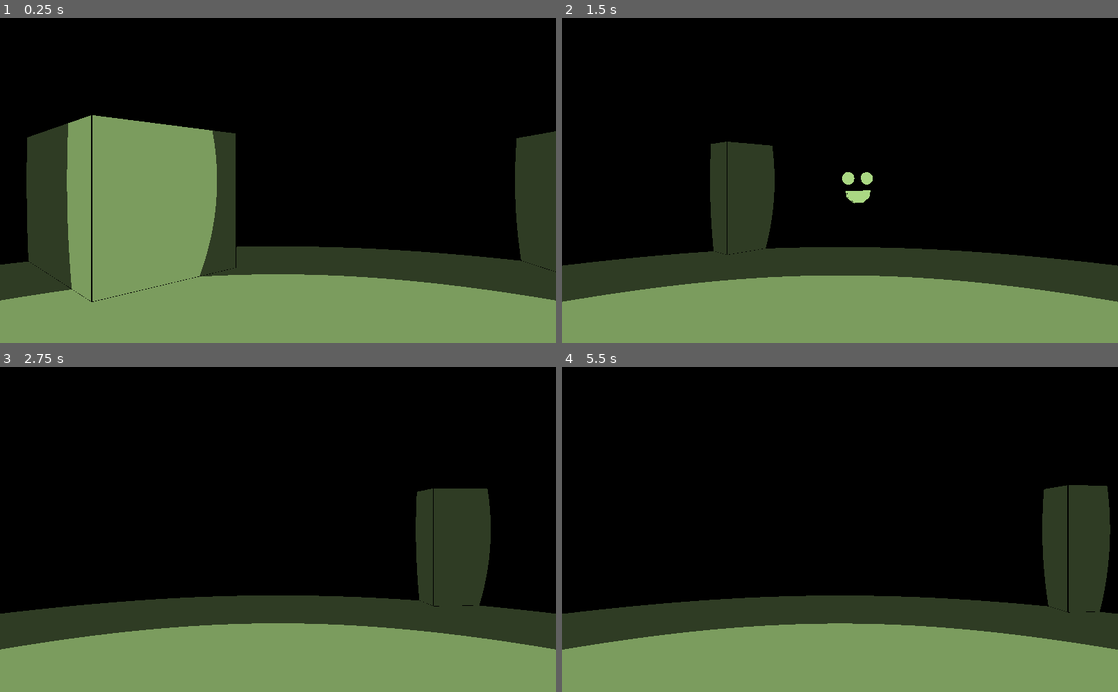
Above: before the commit, frames 1-4 (two rows, left to right).
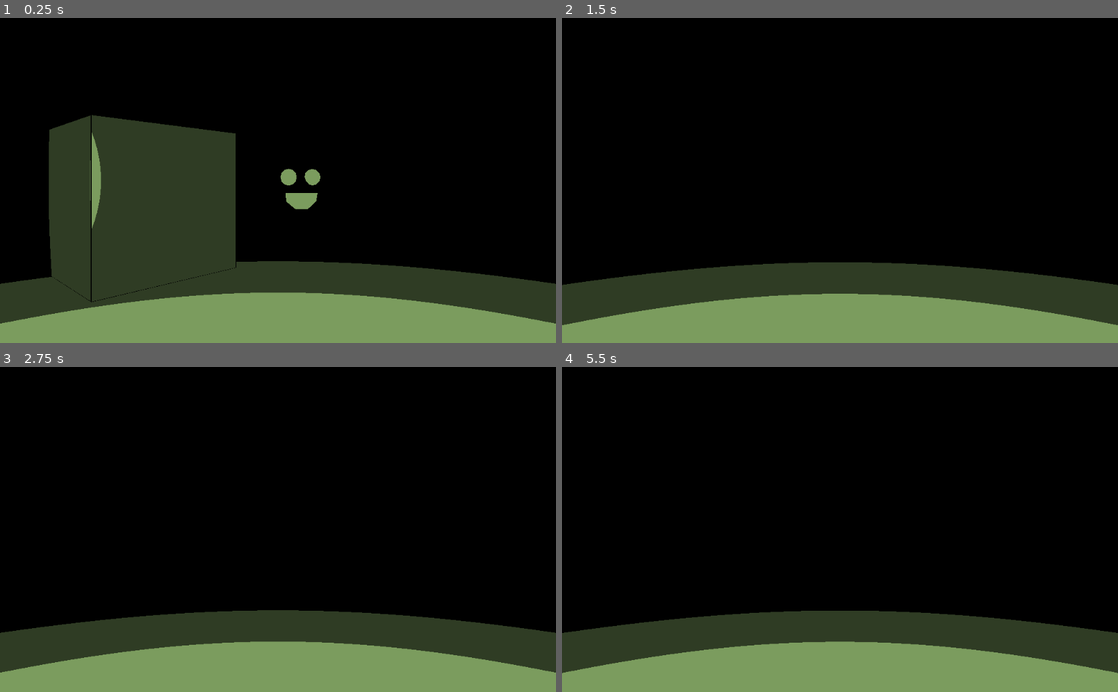
Above: after the commit, the same moments.

Repository: gilzoide/1JAM-RETRO
Game: Godot game, scene res://Main.tscn
Two runs of this game, one before a commit and one after it. Both use one fixed random seed, a clock stepped at 60 frames per second and the inputs below.
Inputs:
- Up to frame 1 (0.25 s): no input
- Up to frame 2 (1.5 s): hold S (camera_back) 0.53-1.28 s; tap W (camera_forward) at 1.35 s
- Up to frame 3 (2.75 s): hold Q (camera_rotate_left) from 2.03 s (still down)
- Up to frame 4 (5.5 s): release Q (camera_rotate_left) at 2.78 s; tap E (camera_rotate_right) at 2.85 s; tap Enter at 3.5 s; hold A (camera_strafe_left) 3.53-4.28 s; tap D (camera_strafe_right) at 4.35 s; hold S (camera_back) from 5.03 s (still down)

The runs differ from the first frame. In frame 1, 27% of the frame differs, in the area x 0-100%, y 29-95%; in frame 2, 15%; in frame 3, 16%; in frame 4, 16%.

Commit message:
Apply palette as post processing

Diff:
--- a/Glow/Glow_material.tres
+++ b/Glow/Glow_material.tres
@@ -1,8 +1,8 @@
 [gd_resource type="ShaderMaterial" load_steps=3 format=2]
 
 [ext_resource path="res://Glow/Glow_shader.shader" type="Shader" id=1]
-[ext_resource path="res://Palletes/Current_pallete_texture.tres" type="Texture" id=2]
+[ext_resource path="res://Radar/Outline_material.tres" type="Material" id=2]
 
 [resource]
+next_pass = ExtResource( 2 )
 shader = ExtResource( 1 )
-shader_param/pallete = ExtResource( 2 )
--- a/Glow/Glow_shader.shader
+++ b/Glow/Glow_shader.shader
@@ -2,20 +2,7 @@
 
 render_mode unshaded;
 
-uniform sampler2D pallete;
-
-const float TEXTURE_WIDTH = 4.0; // assume texture have only 4 pixels
-const float NEAR_EDGE_MIN = 0.005;
-const float NEAR_EDGE_MAX = 0.995;
-
-float snap_uvx(float uvx) {
-	return (round(uvx * TEXTURE_WIDTH)) / (TEXTURE_WIDTH - 1.0);
+void fragment() {
+	float time_modulation = 1.0 - abs(sin(TIME));
+	ALBEDO = vec3(time_modulation);
 }
-
-void fragment() {
-	bool near_edge = UV.x < NEAR_EDGE_MIN || UV.x > NEAR_EDGE_MAX || UV.y < NEAR_EDGE_MIN || UV.y > NEAR_EDGE_MAX;
-	float near_edge_bias = float(near_edge);
-	float time_modulation = 1.0 - abs(sin(TIME));
-	float uvx = near_edge_bias + time_modulation;
-	ALBEDO = texture(pallete, vec2(snap_uvx(uvx), 0.0)).rgb;
-}
--- a/Main.tscn
+++ b/Main.tscn
@@ -1,7 +1,7 @@
 [gd_scene load_steps=3 format=2]
 
 [ext_resource path="res://Levels/LevelTest.tscn" type="PackedScene" id=1]
-[ext_resource path="res://Control/Player.tscn" type="PackedScene" id=2]
+[ext_resource path="res://Palletes/Palette_material.tres" type="Material" id=3]
 
 [node name="Root" type="Control"]
 anchor_right = 1.0
@@ -10,6 +10,17 @@
 "_edit_use_anchors_": false
 }
 
-[node name="LevelRoot" parent="." instance=ExtResource( 1 )]
+[node name="ViewportContainer" type="ViewportContainer" parent="."]
+material = ExtResource( 3 )
+anchor_right = 1.0
+anchor_bottom = 1.0
+stretch = true
+__meta__ = {
+"_edit_use_anchors_": false
+}
 
-[node name="Player" parent="LevelRoot" instance=ExtResource( 2 )]
+[node name="Viewport" type="Viewport" parent="ViewportContainer"]
+audio_listener_enable_2d = true
+audio_listener_enable_3d = true
+
+[node name="LevelTest" parent="ViewportContainer/Viewport" instance=ExtResource( 1 )]
--- /dev/null
+++ b/Palletes/Palette_material.tres
@@ -0,0 +1,8 @@
+[gd_resource type="ShaderMaterial" load_steps=3 format=2]
+
+[ext_resource path="res://Palletes/Palette_shader.shader" type="Shader" id=1]
+[ext_resource path="res://Palletes/Current_palette_texture.tres" type="Texture" id=2]
+
+[resource]
+shader = ExtResource( 1 )
+shader_param/palette = ExtResource( 2 )
--- /dev/null
+++ b/Palletes/Palette_shader.shader
@@ -0,0 +1,19 @@
+shader_type canvas_item;
+
+render_mode unshaded;
+
+uniform sampler2D palette;
+
+const float PALETTE_WIDTH = 4.0;
+
+vec4 snap_to_palette(float x) {
+	x = 1.0 - x;
+	x = round(x * PALETTE_WIDTH) / (PALETTE_WIDTH - 1.0);
+	return texture(palette, vec2(x, 0.0));
+}
+
+void fragment() {
+	float x = texture(TEXTURE, SCREEN_UV).x;
+	//COLOR = vec4(x, x, x, 1.0);
+	COLOR = snap_to_palette(x);
+}
--- a/Radar/Outline_material.tres
+++ b/Radar/Outline_material.tres
@@ -1,7 +1,6 @@
 [gd_resource type="ShaderMaterial" load_steps=2 format=2]
 
 [ext_resource path="res://Radar/Outline_shader.shader" type="Shader" id=1]
-
 
 [resource]
 shader = ExtResource( 1 )
--- a/Radar/Outline_shader.shader
+++ b/Radar/Outline_shader.shader
@@ -5,12 +5,10 @@
 uniform float outline_thickness : hint_range(0.0, 1.0, 0.001) = 0.005;
 uniform vec4 outline_color : hint_color = vec4(1.0, 1.0, 1.0, 1.0);
 
-void vertex()
-{
+void vertex() {
 	VERTEX += NORMAL * outline_thickness;
 }
 
-void fragment()
-{
+void fragment() {
 	ALBEDO = outline_color.rgb;
 }
--- a/Radar/Radar_material.tres
+++ b/Radar/Radar_material.tres
@@ -1,10 +1,8 @@
-[gd_resource type="ShaderMaterial" load_steps=4 format=2]
+[gd_resource type="ShaderMaterial" load_steps=3 format=2]
 
 [ext_resource path="res://Radar/Radar_shader.shader" type="Shader" id=1]
-[ext_resource path="res://Palletes/Current_pallete_texture.tres" type="Texture" id=2]
 [ext_resource path="res://Radar/Outline_material.tres" type="Material" id=3]
 
 [resource]
 next_pass = ExtResource( 3 )
 shader = ExtResource( 1 )
-shader_param/pallete = ExtResource( 2 )
--- a/Radar/Radar_shader.shader
+++ b/Radar/Radar_shader.shader
@@ -2,19 +2,13 @@
 
 render_mode unshaded;
 
-uniform sampler2D pallete;
-
 const float DISTANCE_FACTOR = 1.0 / 2.0;
 const float DISTANCE_BIAS = 2.0;
-const float TEXTURE_WIDTH = 4.0; // assume texture have only 4 pixels
+const float DISTANCE_DARK = 3.0;
 const float NEAR_EDGE_MIN = 0.002;
 const float NEAR_EDGE_MAX = 0.998;
 
 varying vec3 position_from_camera;
-
-float snap_uvx(float uvx) {
-	return round(uvx) / (TEXTURE_WIDTH - 1.0);
-}
 
 void vertex() {
 	vec4 position = MODELVIEW_MATRIX * vec4(VERTEX, 1);
@@ -24,11 +18,11 @@
 
 void fragment() {
 	bool near_edge = UV.x <= NEAR_EDGE_MIN || UV.x >= NEAR_EDGE_MAX || UV.y <= NEAR_EDGE_MIN || UV.y >= NEAR_EDGE_MAX;
-	float near_edge_bias = float(near_edge) * TEXTURE_WIDTH;
+	float near_edge_bias = float(near_edge) * (DISTANCE_DARK + 1.0);
 
 	float distance_to_camera = length(position_from_camera);
 
-	float uvx = (distance_to_camera - DISTANCE_BIAS + near_edge_bias) * DISTANCE_FACTOR;
-	vec4 tex = texture(pallete, vec2(snap_uvx(uvx), 0));
-	ALBEDO = tex.rgb;
+	float dist = (distance_to_camera - DISTANCE_BIAS + near_edge_bias) * DISTANCE_FACTOR;
+	float r = 1.0 - (dist / DISTANCE_DARK);
+	ALBEDO = vec3(r);
 }
Renamed: Palletes/Current_pallete_texture.tres -> Palletes/Current_palette_texture.tres
